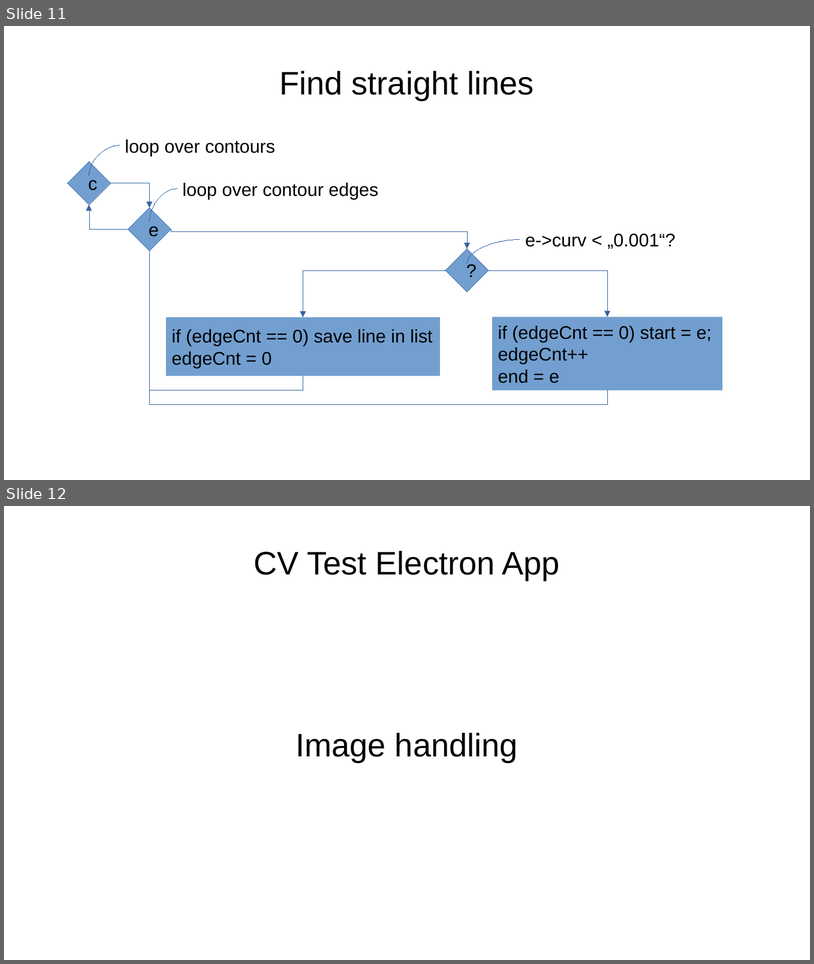
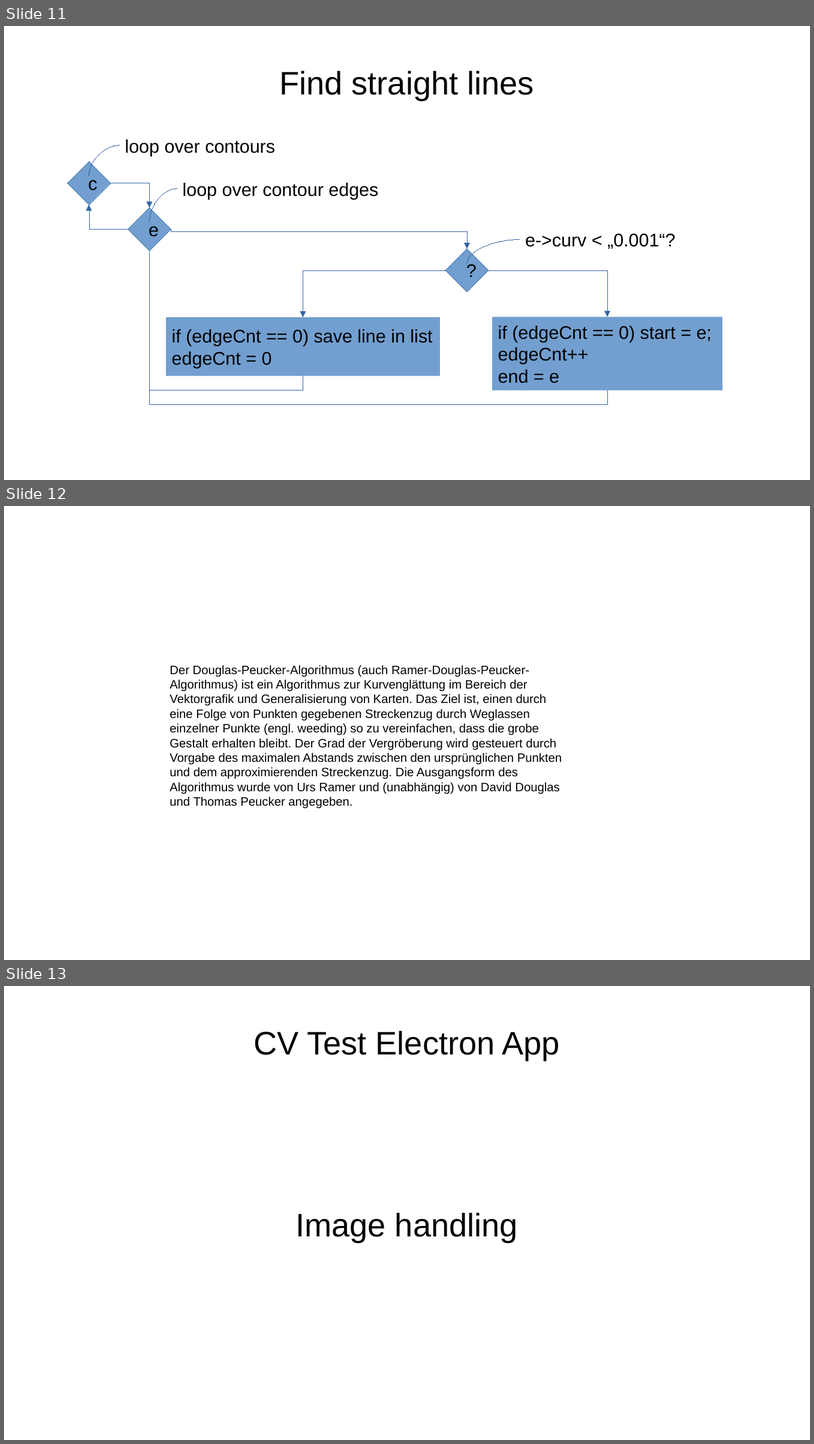
Before and after one commit to AxelTe/cvTestElectron, a slide deck: insides.odp. Shown one above the other, each under a label of ours: slides 11 and 12 before the commit, slides 11, 12 and 13 after it. The pictures are 814x964 and 814x1444 pixels, drawn with LibreOffice and Linux fonts; fonts in the diff are those of the drawing. Boxes give left, top, right and bottom in pixels: in the first picture for what was removed or moved away, otherwise in the second. Text is boxed around its words. In the diff, an @@ line names an element or a change of style, - is before the commit and + after.

```diff
--- a/insides.odp
+++ b/insides.odp
@@ slide 12 added at [4, 506, 810, 960], background #FFFFFF @@
@@ text added at [170, 665, 562, 808], 12 pt, text #000000 @@
+Der Douglas-Peucker-Algorithmus (auch Ramer-Douglas-Peucker-Algorithmus) ist ein Algorithmus zur Kurvenglättung im Bereich der Vektorgrafik und Generalisierung von Karten. Das Ziel ist, einen durch eine Folge von Punkten gegebenen Streckenzug durch Weglassen einzelner Punkte (engl. weeding) so zu vereinfachen, dass die grobe Gestalt erhalten bleibt. Der Grad der Vergröberung wird gesteuert durch Vorgabe des maximalen Abstands zwischen den ursprünglichen Punkten und dem approximierenden Streckenzug. Die Ausgangsform des Algorithmus wurde von Urs Ramer und (unabhängig) von David Douglas und Thomas Peucker angegeben.
@@ what was slide 12 is now slide 13 @@
```
Also in this commit, not shown: 11 other files.
